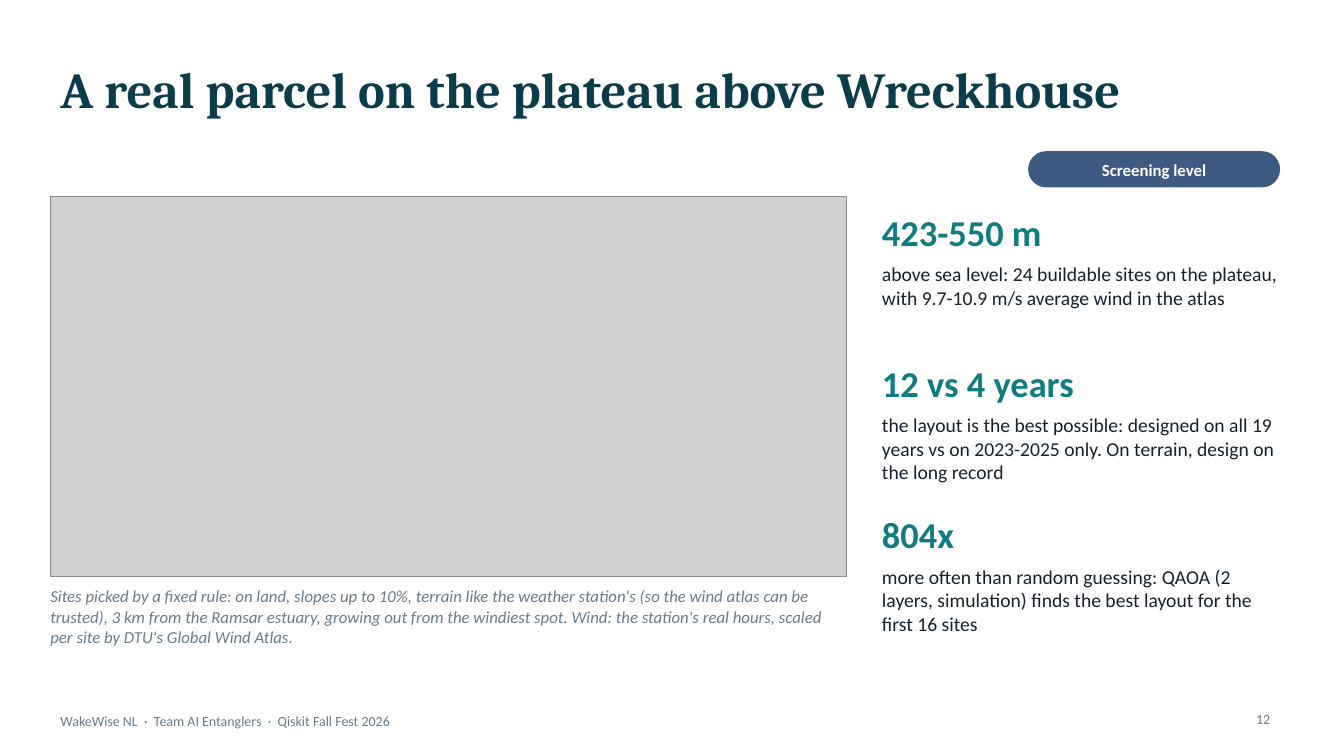
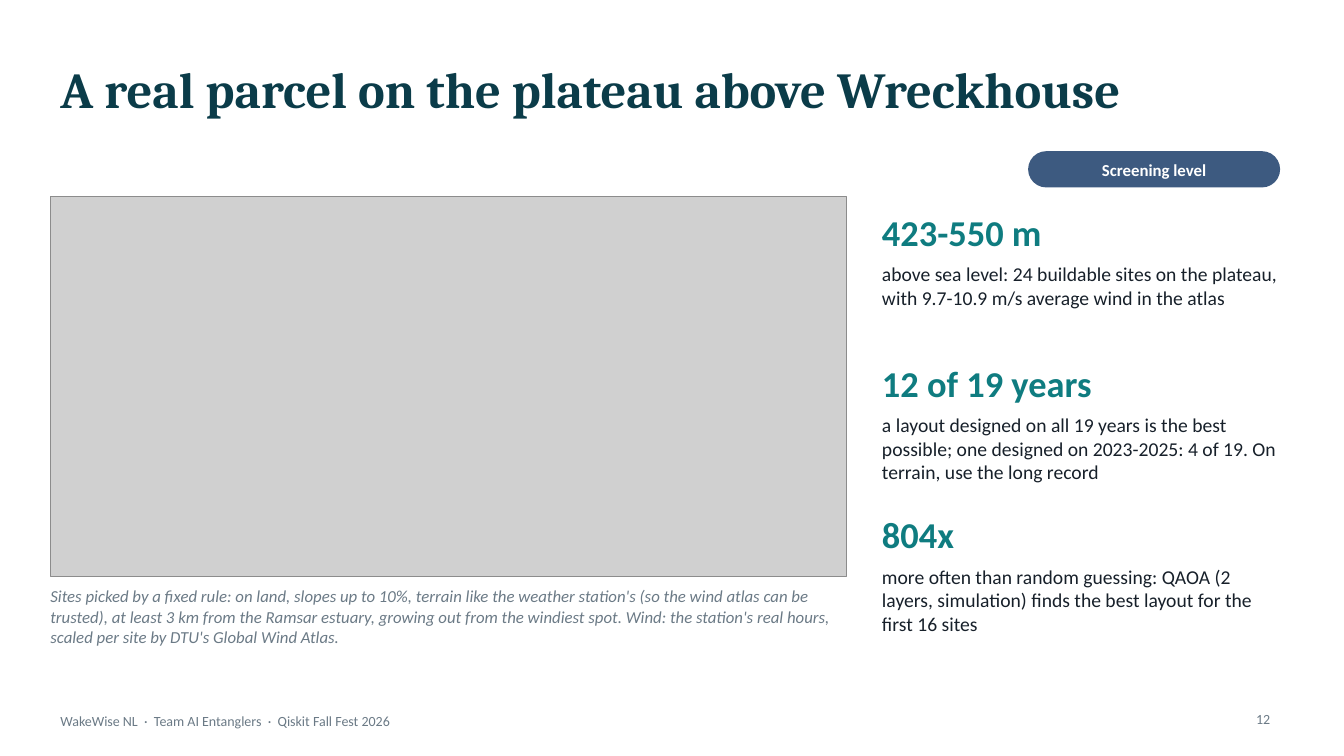
Before and after one commit to mrw-soumik/Qiskit-AI-Entanglers-, a slide deck: slide 12 of slides/WakeWise_NL_AI_Entanglers.pptx. Drawn at 1344x756 pixels with LibreOffice and Linux fonts; fonts in the diff are those of the drawing; grey boxes stand for pictures. Boxes give left, top, right and bottom in pixels: in the first picture for what was removed or moved away, otherwise in the second. Text is boxed around its words. In the diff, an @@ line names an element or a change of style, - is before the commit and + after.

```diff
--- a/slides/WakeWise_NL_AI_Entanglers.pptx
+++ b/slides/WakeWise_NL_AI_Entanglers.pptx
@@ text at [882,371,1091,403]: text changed @@
-12 vs 4 years
+12 of 19 years
@@ text at [882,418,1275,483]: text changed @@
-the layout is the best possible: designed on all 19 years vs on 2023-2025 only. On terrain, design on the long record
+a layout designed on all 19 years is the best possible; one designed on 2023-2025: 4 of 19. On terrain, use the long record
@@ text at [50,590,829,646]: text changed @@
-Sites picked by a fixed rule: on land, slopes up to 10%, terrain like the weather station's (so the wind atlas can be trusted), 3 km from the Ramsar estuary, growing out from the windiest spot. Wind: the station's real hours, scaled per site by DTU's Global Wind Atlas.
+Sites picked by a fixed rule: on land, slopes up to 10%, terrain like the weather station's (so the wind atlas can be trusted), at least 3 km from the Ramsar estuary, growing out from the windiest spot. Wind: the station's real hours, scaled per site by DTU's Global Wind Atlas.
```
Also in this commit, not shown: 3 other slides changed, 1 other file.
